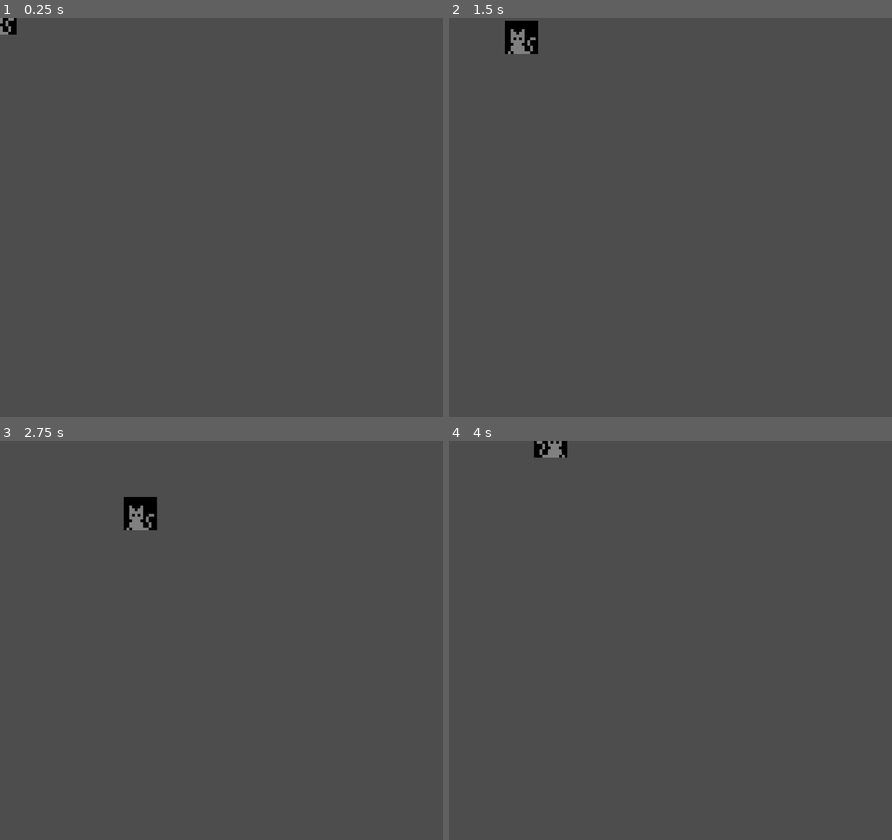
Above: before the commit, frames 1-4 (two rows, left to right).
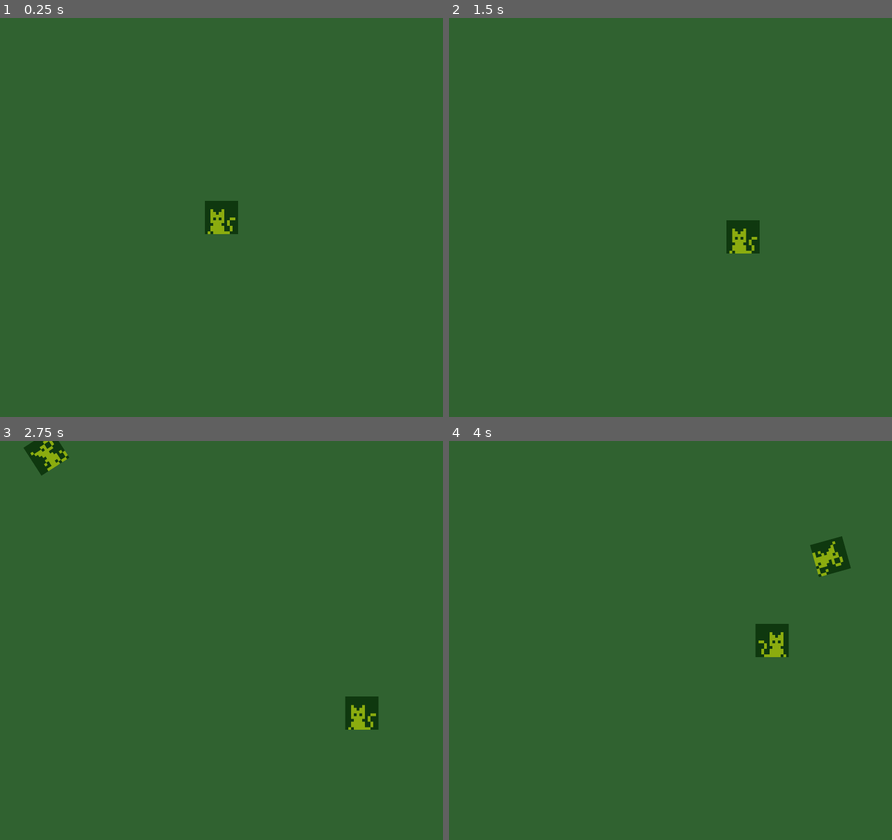
Above: after the commit, the same moments.

Repository: darwinscoat/gameboy-godot-template
Game: Godot game, scene res://main.tscn
Same seed, same stepped clock (60 frames per second), same inputs: the game is played once before the commit and once after it.
Inputs:
- Up to frame 1 (0.25 s): no input
- Up to frame 2 (1.5 s): tap Enter at 0.5 s; hold Right (move_right) 0.53-1.28 s; hold Down (move_down) from 1.28 s (still down)
- Up to frame 3 (2.75 s): release Down (move_down) at 2.03 s; hold Right (move_right) from 2.03 s (still down)
- Up to frame 4 (4 s): release Right (move_right) at 2.78 s; hold Up (move_up) 2.78-3.53 s; hold Left (move_left) from 3.53 s (still down)

The runs differ from the first frame. In frame 1, 100% of the frame differs, in the area x 0-100%, y 0-100%; in frame 2, 100%; in frame 3, 100%; in frame 4, 100%.

Commit message:
starting
all working! can move and dodge rats in GB colors

Diff:
--- a/main.gd
+++ b/main.gd
@@ -4,10 +4,54 @@
 var score
 
 # Called when the node enters the scene tree for the first time.
-func _ready() -> void:
-	pass # Replace with function body.
+func _ready():
+	new_game()
 
 
 # Called every frame. 'delta' is the elapsed time since the previous frame.
 func _process(delta: float) -> void:
 	pass
+
+
+func game_over():
+	$ScoreTimer.stop()
+	$MobTimer.stop()
+
+func new_game():
+	score = 0
+	$Player.start($StartPosition.position)
+	$StartTimer.start()
+
+
+func _on_mob_timer_timeout():
+	# Create a new instance of the Mob scene.
+	var mob = mob_scene.instantiate()
+
+	# Choose a random location on Path2D.
+	var mob_spawn_location = $MobPath/MobSpawnLocation
+	mob_spawn_location.progress_ratio = randf()
+
+	# Set the mob's position to the random location.
+	mob.position = mob_spawn_location.position
+
+	# Set the mob's direction perpendicular to the path direction.
+	var direction = mob_spawn_location.rotation + PI / 2
+
+	# Add some randomness to the direction.
+	direction += randf_range(-PI / 4, PI / 4)
+	mob.rotation = direction
+
+	# Choose the velocity for the mob.
+	var velocity = Vector2(randf_range(40.0, 100.0), 0.0)
+	mob.linear_velocity = velocity.rotated(direction)
+
+	# Spawn the mob by adding it to the Main scene.
+	add_child(mob)
+
+
+func _on_score_timer_timeout():
+	score += 1
+
+func _on_start_timer_timeout():
+	$MobTimer.start()
+	$ScoreTimer.start()
--- a/main.tscn
+++ b/main.tscn
@@ -3,6 +3,7 @@
 [ext_resource type="Script" uid="uid://hcyixgcditfw" path="res://main.gd" id="1_0xm2m"]
 [ext_resource type="PackedScene" uid="uid://3bptrgjavx48" path="res://player.tscn" id="1_ig7tw"]
 [ext_resource type="PackedScene" uid="uid://bekl5cnjgwhyl" path="res://mob.tscn" id="2_h2yge"]
+[ext_resource type="PackedScene" uid="uid://snr34p2tj46r" path="res://Scenes/gameboy_shader.tscn" id="4_1bvp3"]
 
 [sub_resource type="Curve2D" id="Curve2D_ig7tw"]
 _data = {
@@ -13,8 +14,6 @@
 [node name="Main" type="Node" unique_id=443435830]
 script = ExtResource("1_0xm2m")
 mob_scene = ExtResource("2_h2yge")
-
-[node name="Player" parent="." unique_id=1297017291 instance=ExtResource("1_ig7tw")]
 
 [node name="MobTimer" type="Timer" parent="." unique_id=547806537]
 wait_time = 0.5
@@ -33,3 +32,20 @@
 
 [node name="MobSpawnLocation" type="PathFollow2D" parent="MobPath" unique_id=2101486196]
 position = Vector2(6, 3)
+
+[node name="Player" parent="." unique_id=354665368 instance=ExtResource("1_ig7tw")]
+
+[node name="Canvas Layer" type="CanvasLayer" parent="." unique_id=1436669654]
+follow_viewport_enabled = true
+
+[node name="Gameboy Shader" parent="Canvas Layer" unique_id=145348038 instance=ExtResource("4_1bvp3")]
+offset_left = 79.2
+offset_top = 71.136
+offset_right = 80.0
+offset_bottom = 72.0
+metadata/_edit_use_anchors_ = true
+
+[connection signal="timeout" from="MobTimer" to="." method="_on_mob_timer_timeout"]
+[connection signal="timeout" from="ScoreTimer" to="." method="_on_score_timer_timeout"]
+[connection signal="timeout" from="StartTimer" to="." method="_on_start_timer_timeout"]
+[connection signal="hit" from="Player" to="." method="game_over"]
--- a/mob.tscn
+++ b/mob.tscn
@@ -18,21 +18,19 @@
 radius = 6.0
 height = 14.0
 
-[node name="Node2D" type="Node2D" unique_id=803361801]
-
-[node name="Mob" type="RigidBody2D" parent="." unique_id=27830046]
+[node name="Mob" type="RigidBody2D" unique_id=27830046]
 collision_mask = 0
 gravity_scale = 0.0
 script = ExtResource("1_nokgg")
 metadata/_edit_group_ = true
 
-[node name="AnimatedSprite2D" type="AnimatedSprite2D" parent="Mob" unique_id=1081182147]
+[node name="AnimatedSprite2D" type="AnimatedSprite2D" parent="." unique_id=1081182147]
 sprite_frames = SubResource("SpriteFrames_8022j")
 animation = &"walk"
 
-[node name="CollisionShape2D" type="CollisionShape2D" parent="Mob" unique_id=279372077]
+[node name="CollisionShape2D" type="CollisionShape2D" parent="." unique_id=279372077]
 shape = SubResource("CapsuleShape2D_p11y5")
 
-[node name="VisibleOnScreenNotifier2D" type="VisibleOnScreenNotifier2D" parent="Mob" unique_id=538939494]
+[node name="VisibleOnScreenNotifier2D" type="VisibleOnScreenNotifier2D" parent="." unique_id=538939494]
 
-[connection signal="screen_exited" from="Mob/VisibleOnScreenNotifier2D" to="Mob" method="_on_visible_on_screen_notifier_2d_screen_exited"]
+[connection signal="screen_exited" from="VisibleOnScreenNotifier2D" to="." method="_on_visible_on_screen_notifier_2d_screen_exited"]
--- a/player.gd
+++ b/player.gd
@@ -9,7 +9,6 @@
 func _ready():
 	screen_size = get_viewport_rect().size
 	hide()
-	start(Vector2(0.0,0.0))
 
 # Called every frame. 'delta' is the elapsed time since the previous frame.
 func _process(delta):
--- a/player.tscn
+++ b/player.tscn
@@ -15,20 +15,18 @@
 }]
 
 [sub_resource type="CapsuleShape2D" id="CapsuleShape2D_yqs4j"]
-radius = 4.0
-height = 16.0
+radius = 5.0
+height = 12.0
 
-[node name="Node2D" type="Node2D" unique_id=1297017291]
-
-[node name="Player" type="Area2D" parent="." unique_id=354665368]
+[node name="Player" type="Area2D" unique_id=354665368]
 script = ExtResource("1_onrkg")
 metadata/_edit_group_ = true
 
-[node name="AnimatedSprite2D" type="AnimatedSprite2D" parent="Player" unique_id=462967740]
+[node name="AnimatedSprite2D" type="AnimatedSprite2D" parent="." unique_id=462967740]
 sprite_frames = SubResource("SpriteFrames_yqs4j")
 animation = &"walk"
 
-[node name="CollisionShape2D" type="CollisionShape2D" parent="Player" unique_id=54510400]
+[node name="CollisionShape2D" type="CollisionShape2D" parent="." unique_id=54510400]
 shape = SubResource("CapsuleShape2D_yqs4j")
 
-[connection signal="body_entered" from="Player" to="Player" method="_on_body_entered"]
+[connection signal="body_entered" from="." to="." method="_on_body_entered"]
